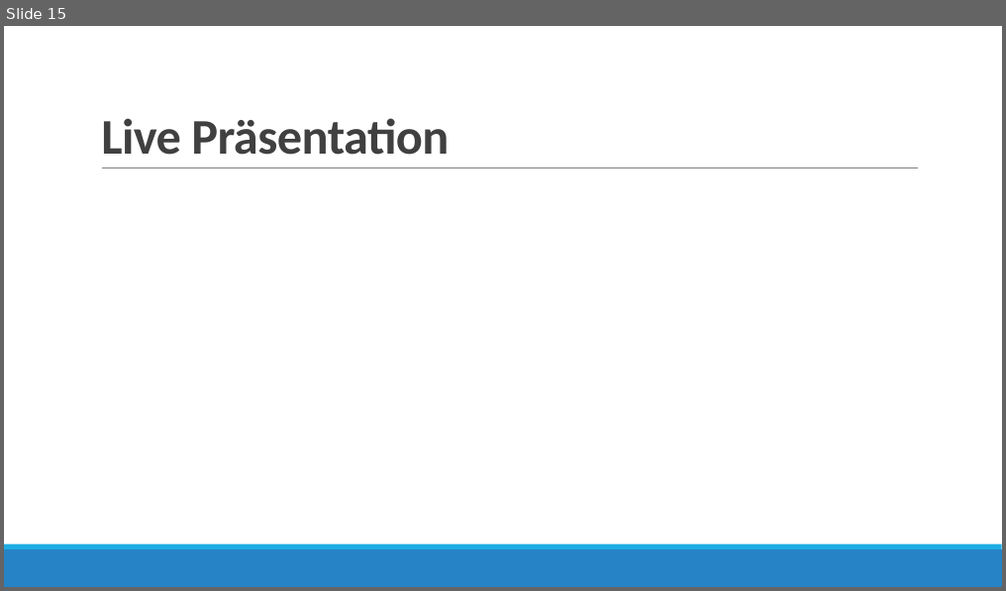
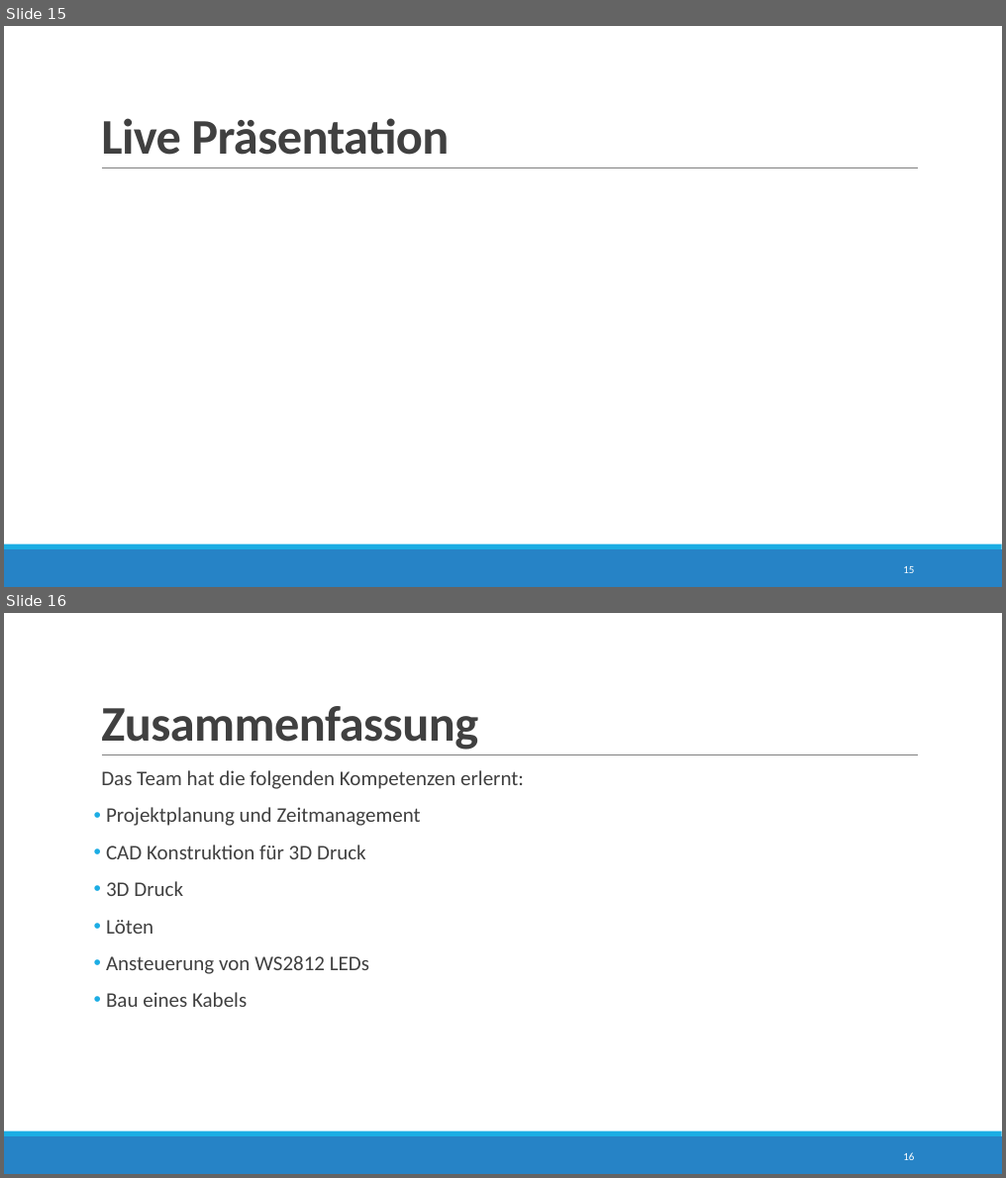
Before and after one commit to JustinF97/Speedy-Tempomessgeraet, a slide deck: Solidworks/Projektarbeit.pptx. Shown one above the other, each under a label of ours: slide 15 before the commit, slides 15 and 16 after it. The pictures are 1006x591 and 1006x1178 pixels, drawn with LibreOffice and Linux fonts; fonts in the diff are those of the drawing. Boxes give left, top, right and bottom in pixels: in the first picture for what was removed or moved away, otherwise in the second. Text is boxed around its words. In the diff, an @@ line names an element or a change of style, - is before the commit and + after.

```diff
--- a/Solidworks/Projektarbeit.pptx
+++ b/Solidworks/Projektarbeit.pptx
@@ slide 16 added at [4,613,1002,1174], background #FFFFFF; not listed: 3 template elements that a slide beside it also shows @@
@@ title added at [101,706,478,750], 48 pt, text #404040, bold @@
+Zusammenfassung
@@ text added at [101,770,524,1007], 20 pt, text #404040 @@
+  Das Team hat die folgenden Kompetenzen erlernt:
+• Projektplanung und Zeitmanagement
+• CAD Konstruktion für 3D Druck
+• 3D Druck
+• Löten
+• Ansteuerung von WS2812 LEDs
+• Bau eines Kabels
@@ page number added at [903,1153,914,1160], 10.5 pt, text #FFFFFF @@
+16
@@ slide 15 changed as well @@
@@ page number added at [903,567,914,573], 10.5 pt, text #FFFFFF @@
+15
```
Also in this commit, not shown: 14 other slides changed, 1 other slide added, 1 slide removed.
